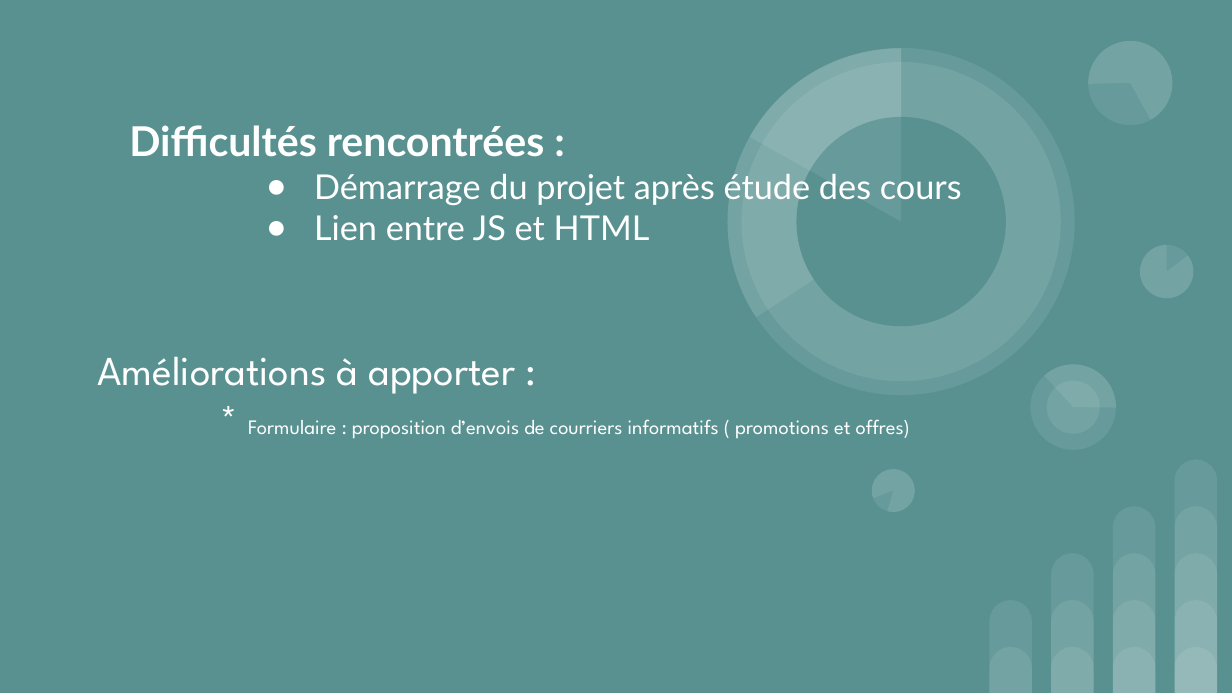
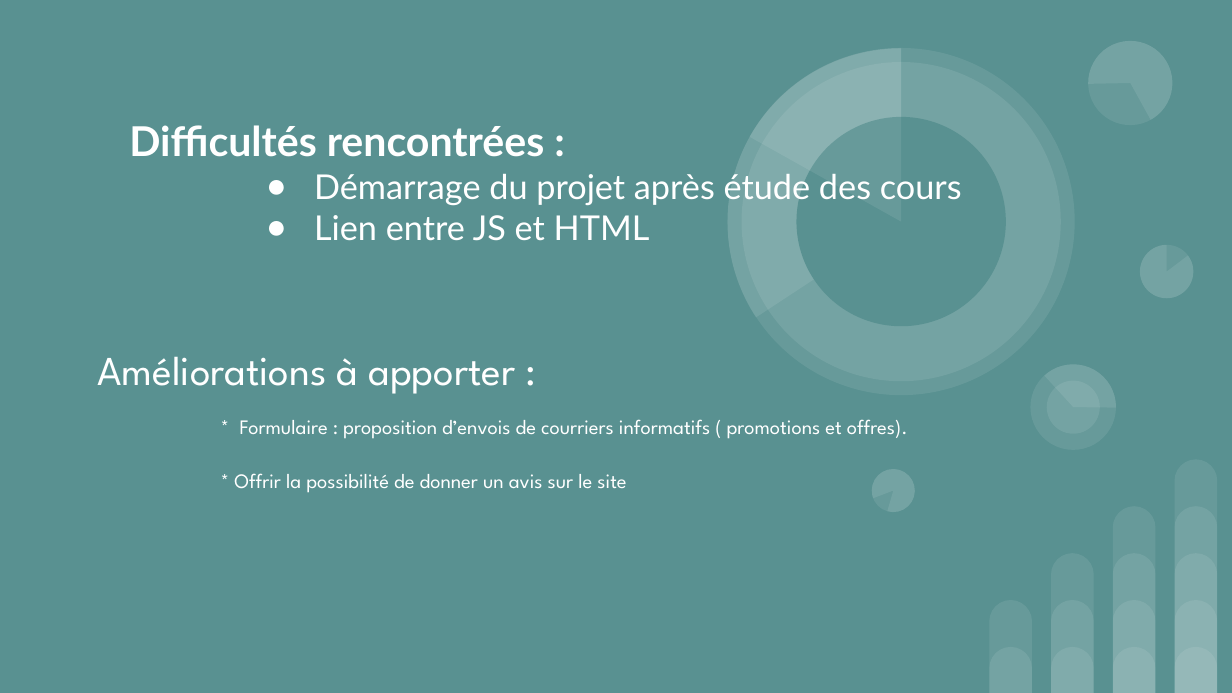
Before and after one commit to MARJAOUI/projetOrinico, a slide deck: slide 5 of presentation p52.pptx (slide 4 before the commit). Drawn at 1232x693 pixels with LibreOffice and Linux fonts; fonts in the diff are those of the drawing. Boxes give left, top, right and bottom in pixels: in the first picture for what was removed or moved away, otherwise in the second. Text is boxed around its words. In the diff, an @@ line names an element or a change of style, - is before the commit and + after.

Commit message:
Finalisation html et css . Nettoyage commentaires sur les fichiers JS

```diff
--- a/presentation p52.pptx
+++ b/presentation p52.pptx
@@ subtitle at (234, 419, 908, 493): text changed @@
-* Formulaire : proposition d’envois de courriers informatifs ( promotions et offres)
+* Formulaire : proposition d’envois de courriers informatifs ( promotions et offres).
+* Offrir la possibilité de donner un avis sur le site
```
Also in this commit, not shown: 1 slide added, 11 other files.
